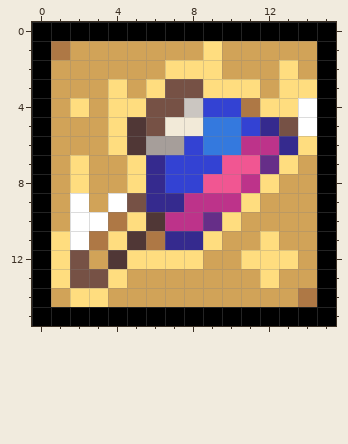
Two states of a pixel-art sprite, Content/Buffs/UltraStampBuff.png. This is how it looked before the edit.
The file is 32x32 pixels, drawn in blocks of 2x2; one block is one cell here.
After the commit:
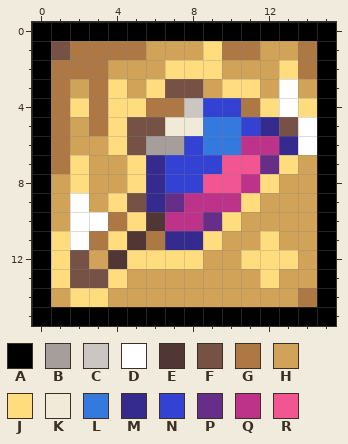
Palette (. is transparent): A #000000  B #a69e9a  C #cbc6c1  D #ffffff  E #503736  F #765145  G #ae7845  H #d1a358  J #ffdd7f  K #f2ead8  L #3479de  M #352a8e  N #3342d3  P #662e88  Q #bd338a  R #f15692
Edits made:
Colour D replaces colour J in rows 3 to 4 at x 13; in row 6 at x 14.
Colour F replaces colour E in rows 5 to 6 at x 5.
Colour F replaces colour G in row 1 at x 1.
Colour G replaces colour F in row 4 at x 6 to 7.
Colour G replaces colour H in row 1 at x 2 to 5, 10 to 11 and 14; in row 2 at x 1 to 3 and 14; in rows 3 to 5 at x 1 and 3; in rows 6 to 7 at x 1.
Colour H replaces colour J in row 3 at x 9 and 14.
Colour J replaces colour D in row 4 at x 14; in row 9 at x 4.
Colour P replaces colour M in row 9 at x 7.
Where, in picture pixels (left, top, right, bottom), the same in both pictures:
changed: (51, 41, 317, 212)
